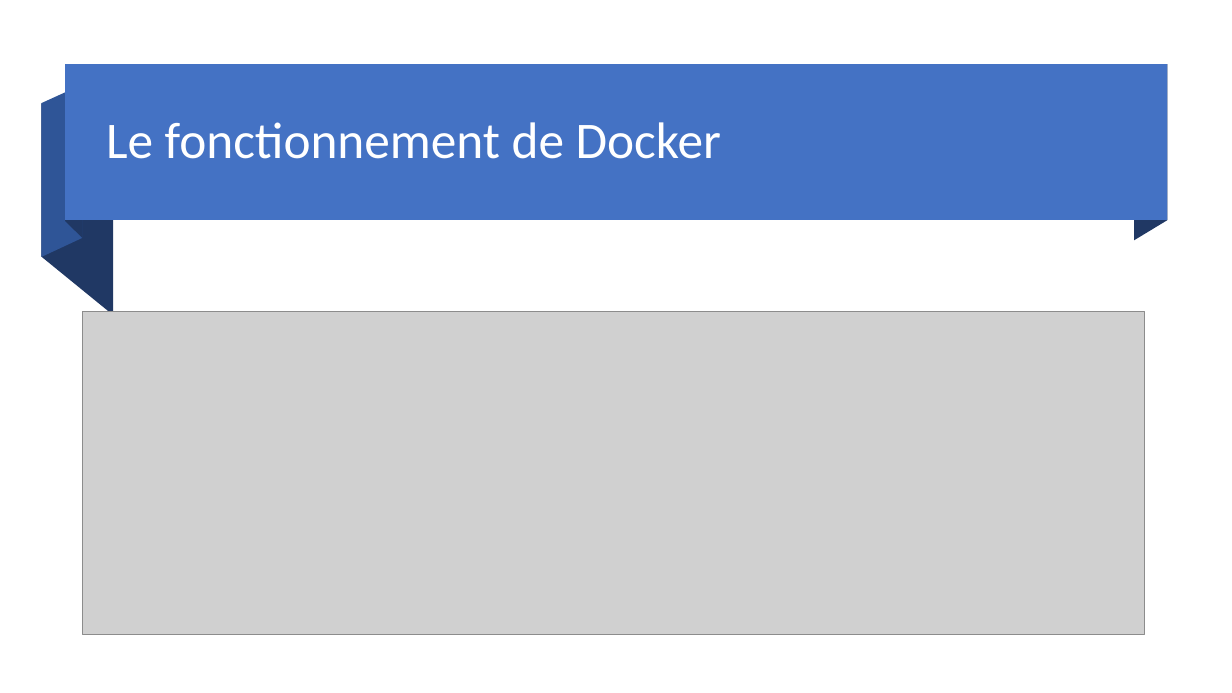
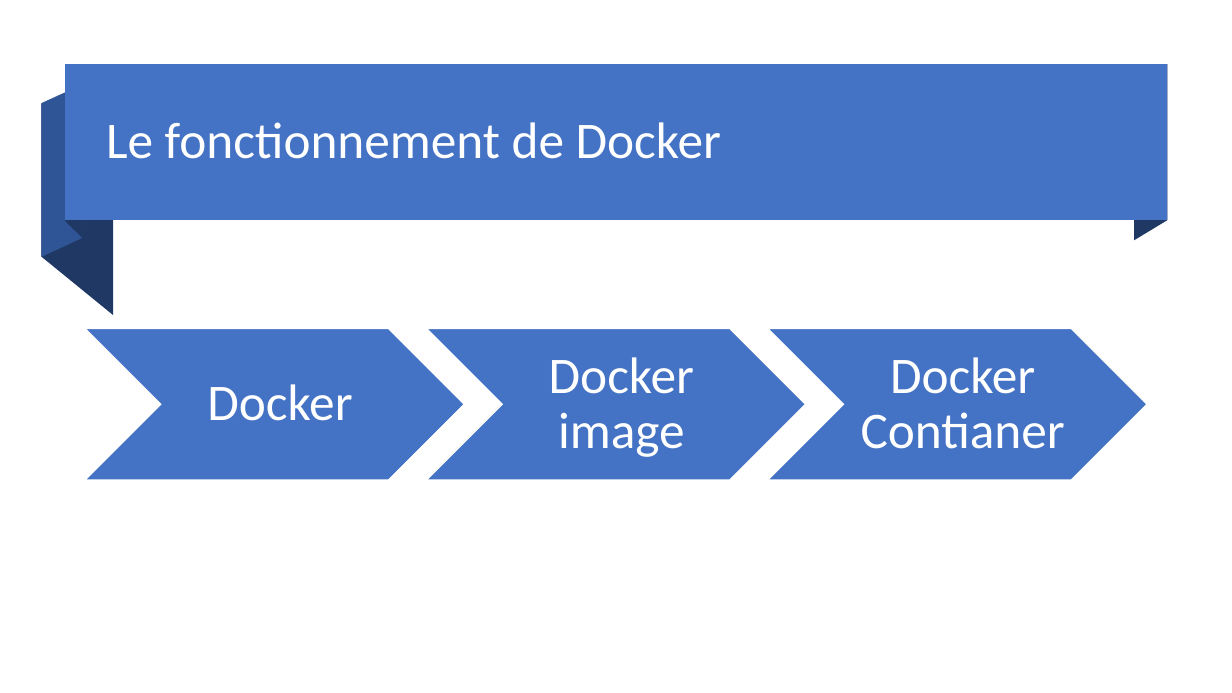
Before and after one commit to lukihd/Labo-Cloud-2020-2021, a slide deck: slide 8 of cours/docker/DOCKER.pptx (slide 9 before the commit). Drawn at 1232x693 pixels with LibreOffice and Linux fonts; fonts in the diff are those of the drawing; grey boxes stand for pictures. Boxes give left, top, right and bottom in pixels: in the first picture for what was removed or moved away, otherwise in the second. Text is boxed around its words. In the diff, an @@ line names an element or a change of style, - is before the commit and + after.

```diff
--- a/cours/docker/DOCKER.pptx
+++ b/cours/docker/DOCKER.pptx
@@ picture removed at [82, 311, 1145, 634] @@
@@ group added at [85, 328, 1147, 480]: 3 chevrons, 3 texts @@
+Docker
+Docker image
+Docker Contianer
```
Also in this commit, not shown: 3 other slides changed, 2 slides added, 4 slides removed, 1 other file.
